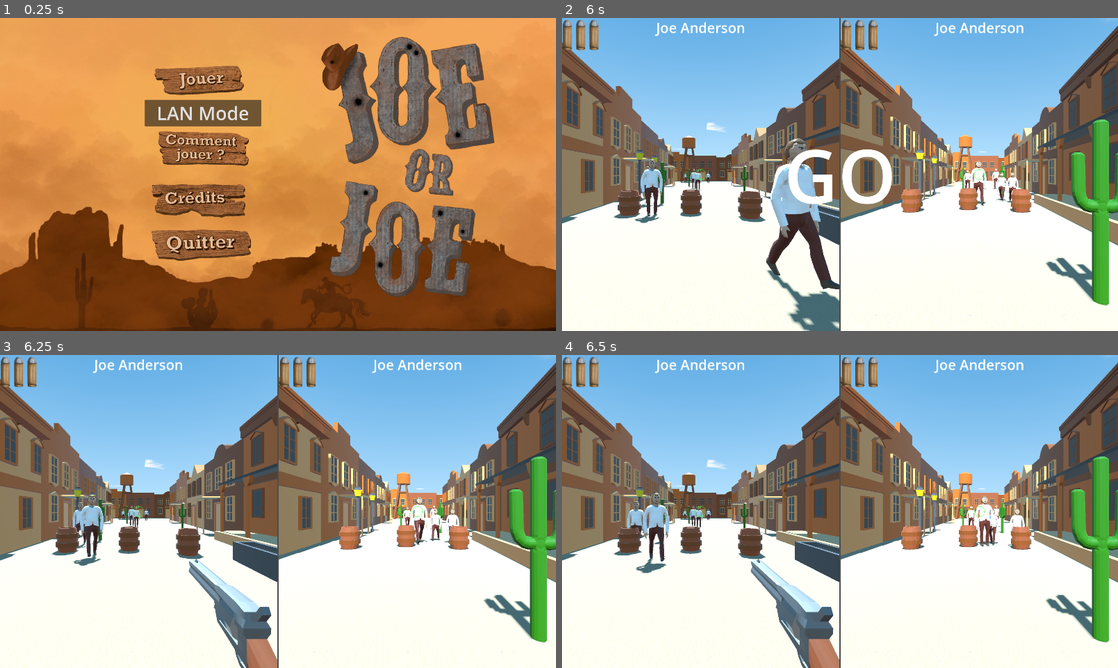
Above: before the commit, frames 1-4 (two rows, left to right).
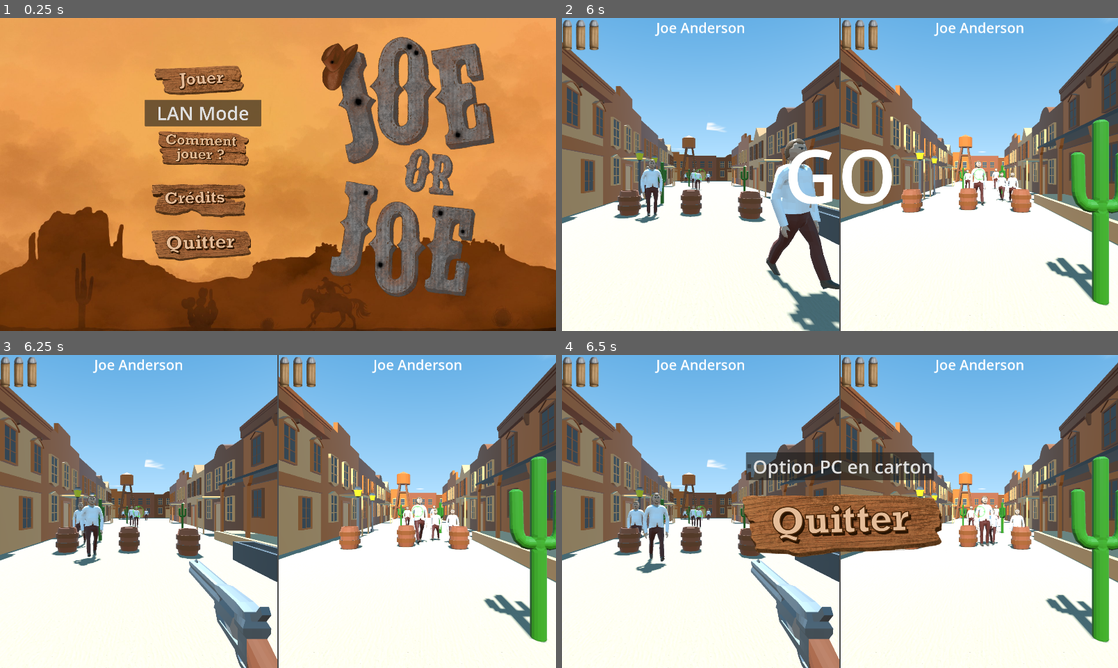
Above: after the commit, the same moments.

Repository: Gr0minet/game-jam-joe-or-joe
Game: Godot game, scene res://menu/main_menu.tscn
Two runs of this game, one before a commit and one after it. Both use one fixed random seed, a clock stepped at 60 frames per second and the inputs below. Sound files missing from this copy of the repository are replaced by a short silence.
Inputs (mouse positions are in pixels of both pictures, inside the frame that each line leads up to):
- Up to frame 1 (0.25 s): no input
- Up to frame 2 (6 s): click (762, 80) at 0.5 s; click (762, 80) at 1.25 s; tap Enter (ui_accept) at 2, 2.27, 2.75, 3.02, 3.5, 4.52, 5, 5.27 s; move the mouse to (867, 174) at 2.02 s; hold Right mouse button (degaine) 2.03-2.78 s; hold W (forward) from 2.03 s (still down); move the mouse to (812, 174) at 2.77 s; click (812, 174) at 2.85 s; move the mouse to (851, 168) at 3.52 s; tap 1 at 3.6 s; move the mouse to (834, 180) at 4.27 s; tap 2 at 4.35 s; move the mouse to (878, 177) at 5.02 s; tap N at 5.1 s; tap R (reload) at 5.65 s; move the mouse to (795, 171) at 5.77 s; right-click (795, 171) at 5.85 s
- Up to frame 3 (6.25 s): keep holding W (forward); tap Enter (ui_accept) at 6.02 s
- Up to frame 4 (6.5 s): keep holding W (forward); tap Escape (ui_cancel) at 6.4 s

Frames 1-3 are identical in both runs. In frame 4, 8.8% of the frame differs, in the area x 32-69%, y 31-65%.

Commit message:
manque juste la musique ?

Diff:
--- a/HUD/hud.gd
+++ b/HUD/hud.gd
@@ -9,12 +9,14 @@
 @onready var _countdown: Timer = $Countdown
 @onready var _rejouer_button: TextureButton = $ReplayContainer/RejouerButton
 @onready var _waiting_joe: Label = $ReplayContainer/WaitingJoe
+@onready var _pause_container: VBoxContainer = $PauseContainer
 
 
 func _ready() -> void:
 	_waiting_joe.hide()
 	_replay_container.hide()
 	_rejouer_button.show()
+	_pause_container.hide()
 
 
 func start_time(start_countdown: int) -> void:
@@ -59,3 +61,11 @@
 		restart.emit(multiplayer.get_unique_id())
 	else:
 		restart.emit()
+
+
+func show_pause_menu() -> void:
+	_pause_container.show()
+
+
+func hide_pause_menu() -> void:
+	_pause_container.hide()
--- a/game.gd
+++ b/game.gd
@@ -16,6 +16,8 @@
 @onready var outside_region: NavigationRegion3D = $OutsideRegion
 @onready var split_screen: Control = $SplitScreenControl
 @onready var main_hud: HUD = $MainHUD
+@onready var voxel_gi: VoxelGI = $VoxelGI
+@onready var directional_light_3d: DirectionalLight3D = $DirectionalLight3D
 
 var player_scene: PackedScene = preload("res://player/player.tscn")
 var pnj_scene: PackedScene = preload("res://pnj/pnj_anim.tscn")
@@ -61,6 +63,18 @@
 		_setup_initial_pnj_position()
 
 	_start_countdown()
+
+
+func _unhandled_input(event: InputEvent) -> void:
+	if event.is_action_pressed("ui_cancel"):
+		if not Global.game_paused:
+			Input.mouse_mode = Input.MOUSE_MODE_VISIBLE
+			main_hud.show_pause_menu()
+			Global.game_paused = true
+		else:
+			Input.mouse_mode = Input.MOUSE_MODE_CAPTURED
+			main_hud.hide_pause_menu()
+			Global.game_paused = false
 
 
 func _start_countdown() -> void:
@@ -157,3 +171,12 @@
 func _on_player_disconnected(_peer_id: int) -> void:
 	get_tree().change_scene_to_packed(main_menu_scene)
 	Global.back_to_menu_because_disconnect = true
+
+
+func _on_check_box_toggled(toggled_on: bool) -> void:
+	if toggled_on:
+		voxel_gi.hide()
+		directional_light_3d.shadow_enabled = false
+	else:
+		voxel_gi.show()
+		directional_light_3d.shadow_enabled = true
--- a/game.tscn
+++ b/game.tscn
@@ -209,6 +209,40 @@
 texture_hover = ExtResource("9_x5lbw")
 texture_focused = ExtResource("9_x5lbw")
 
+[node name="PauseContainer" type="VBoxContainer" parent="MainHUD"]
+anchors_preset = 8
+anchor_left = 0.5
+anchor_top = 0.5
+anchor_right = 0.5
+anchor_bottom = 0.5
+offset_left = -383.0
+offset_top = -204.5
+offset_right = 383.0
+offset_bottom = 204.5
+grow_horizontal = 2
+grow_vertical = 2
+
+[node name="PanelContainer" type="PanelContainer" parent="MainHUD/PauseContainer"]
+layout_mode = 2
+size_flags_horizontal = 4
+size_flags_vertical = 4
+
+[node name="CheckBox" type="CheckBox" parent="MainHUD/PauseContainer/PanelContainer"]
+layout_mode = 2
+size_flags_horizontal = 4
+size_flags_vertical = 6
+theme_override_font_sizes/font_size = 64
+text = "Option PC en carton"
+
+[node name="QuitterButton" type="TextureButton" parent="MainHUD/PauseContainer"]
+layout_mode = 2
+size_flags_horizontal = 4
+size_flags_vertical = 6
+focus_neighbor_top = NodePath("../../ReplayContainer/RejouerButton")
+texture_normal = ExtResource("8_dr3a3")
+texture_hover = ExtResource("9_x5lbw")
+texture_focused = ExtResource("9_x5lbw")
+
 [node name="DirectionalLight3D" type="DirectionalLight3D" parent="."]
 transform = Transform3D(-4.37114e-08, 0.866025, -0.5, 0, 0.5, 0.866025, 1, 3.78552e-08, -2.18557e-08, 8.5, 10, 2)
 shadow_enabled = true
@@ -568,6 +602,8 @@
 [connection signal="timeout" from="MainHUD/Countdown" to="MainHUD" method="_on_countdown_timeout"]
 [connection signal="pressed" from="MainHUD/ReplayContainer/RejouerButton" to="MainHUD" method="_on_rejouer_button_pressed"]
 [connection signal="pressed" from="MainHUD/ReplayContainer/QuitterButton" to="MainHUD" method="_on_quitter_button_pressed"]
+[connection signal="toggled" from="MainHUD/PauseContainer/PanelContainer/CheckBox" to="." method="_on_check_box_toggled"]
+[connection signal="pressed" from="MainHUD/PauseContainer/QuitterButton" to="MainHUD" method="_on_quitter_button_pressed"]
 
 [editable path="Player"]
 [editable path="Player/COWBOY_REPOS"]
--- a/global.gd
+++ b/global.gd
@@ -5,3 +5,4 @@
 var mode: Mode = Mode.ONLINE
 var not_host_player_id: int
 var back_to_menu_because_disconnect: bool = false
+var game_paused: bool = false
--- a/lobby.gd
+++ b/lobby.gd
@@ -49,6 +49,7 @@
 	if error:
 		return error
 	multiplayer.multiplayer_peer = peer
+	upnp_setup()
 
 	players[1] = player_info
 	player_connected.emit(1, player_info)
@@ -108,3 +109,20 @@
 	multiplayer.multiplayer_peer = null
 	players.clear()
 	server_disconnected.emit()
+
+
+func upnp_setup():
+	var upnp = UPNP.new()
+
+	var discover_result = upnp.discover()
+	assert(discover_result == UPNP.UPNP_RESULT_SUCCESS, \
+		"UPNP Discover Failed! Error %s" % discover_result)
+
+	assert(upnp.get_gateway() and upnp.get_gateway().is_valid_gateway(), \
+		"UPNP Invalid Gateway!")
+
+	var map_result = upnp.add_port_mapping(Lobby.PORT)
+	assert(map_result == UPNP.UPNP_RESULT_SUCCESS, \
+		"UPNP Port Mapping Failed! Error %s" % map_result)
+
+	print("Success! Join Address: %s" % upnp.query_external_address())
--- a/player/player.gd
+++ b/player/player.gd
@@ -131,8 +131,6 @@
 		return
 	if event.is_action_pressed("reload"):
 		_reload.rpc()
-	elif event.is_action_pressed("ui_cancel"):
-		Input.mouse_mode = Input.MOUSE_MODE_VISIBLE
 	elif event is InputEventMouseMotion:
 		if Global.mode != Global.Mode.ONLINE:
 			return
